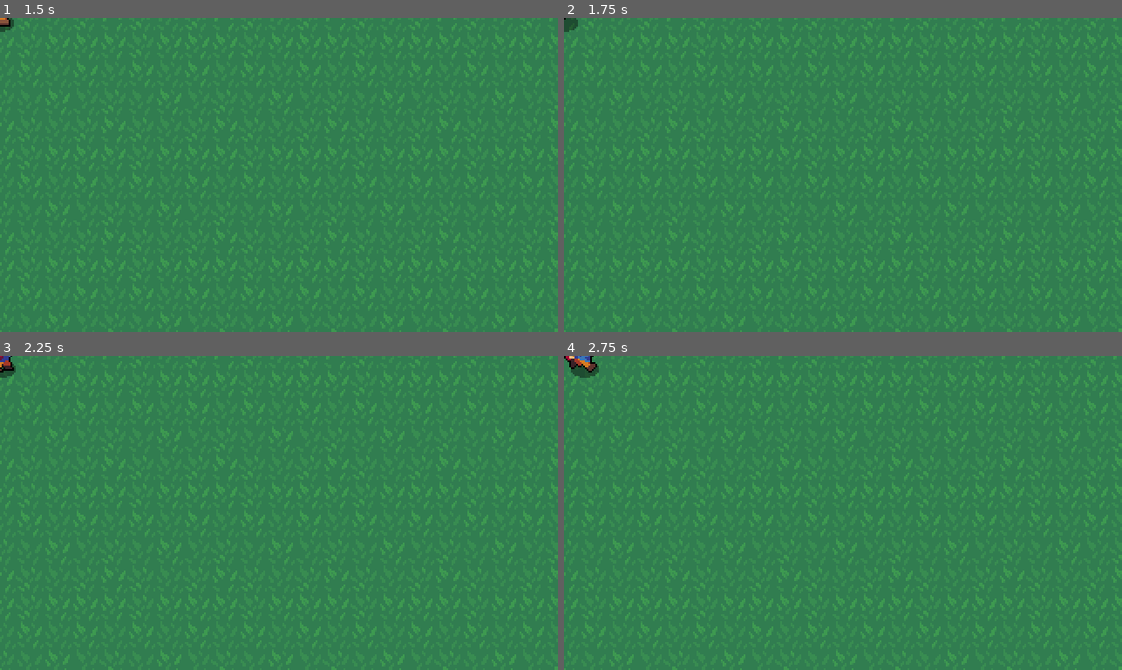
Above: before the commit, frames 1-4 (two rows, left to right).
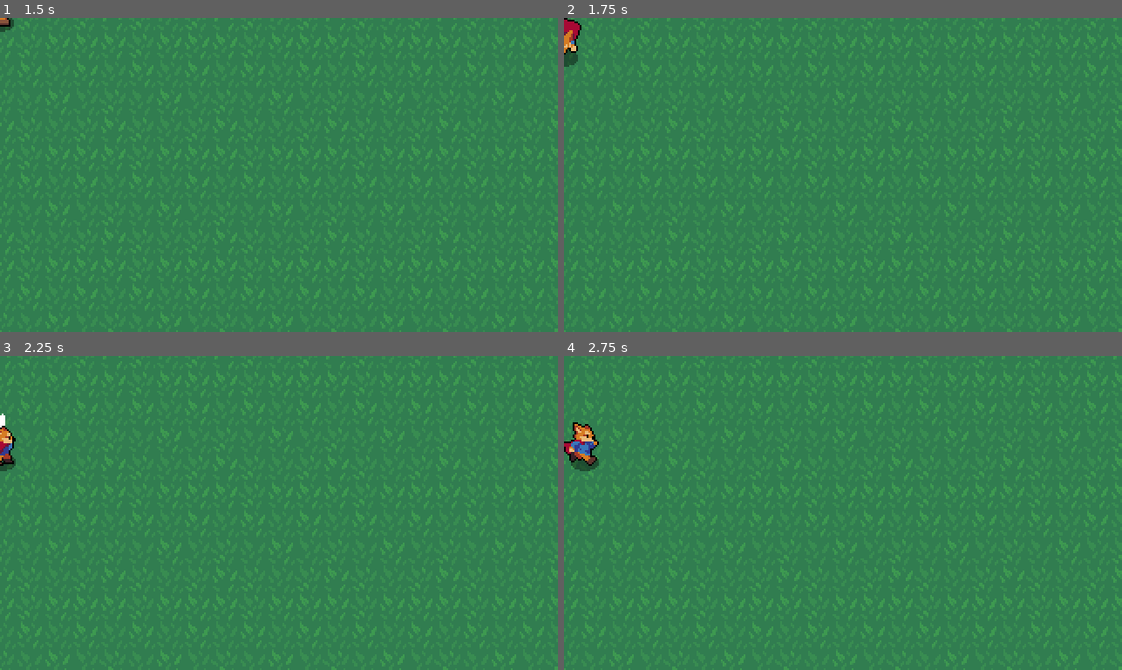
Above: after the commit, the same moments.

Repository: vinibeloni/godot-4
Game: Godot game, scene res://world/World.tscn
Same seed, same stepped clock (60 frames per second), same inputs: the game is played once before the commit and once after it.
Inputs:
- Up to frame 1 (1.5 s): tap Enter (ui_accept) at 0.5, 0.77 s; hold Right (ui_right) 0.53-1.28 s; tap K (attack) at 0.6, 1.35 s; hold Down (ui_down) from 1.28 s (still down)
- Up to frame 2 (1.75 s): keep holding Down (ui_down); tap Enter (ui_accept) at 1.52 s
- Up to frame 3 (2.25 s): release Down (ui_down) at 2.03 s; hold Right (ui_right) from 2.03 s (still down); tap K (attack) at 2.1 s
- Up to frame 4 (2.75 s): keep holding Right (ui_right)

Frame 1 is identical in both runs. In frame 2, 0.4% of the frame differs, in the area x 0-4%, y 0-16%; in frame 3, 0.5%; in frame 4, 1.0%, in the area x 0-7%, y 0-37%.

Commit message:
fix roll state

Diff:
--- a/player/Player.gd
+++ b/player/Player.gd
@@ -5,7 +5,7 @@
 
 const MAX_SPEED = 100
 const ACCELERATION = 10
-const ROLL_ACCELERATION = 500
+const ROLL_ACCELERATION = 100
 const FRICCTION = 10
 
 enum State {
@@ -56,8 +56,9 @@
 
 # ROLL
 func _roll() -> void:
-  _movement.accelerate(ROLL_ACCELERATION, MAX_SPEED, _delta)
+  velocity = _movement.looking_position * ROLL_ACCELERATION * _delta
   _animations.execute("roll")
+  _movement.execute()
 
 func roll_animation_finished() -> void:
   _movement.deaccelerate(FRICCTION, _delta)
